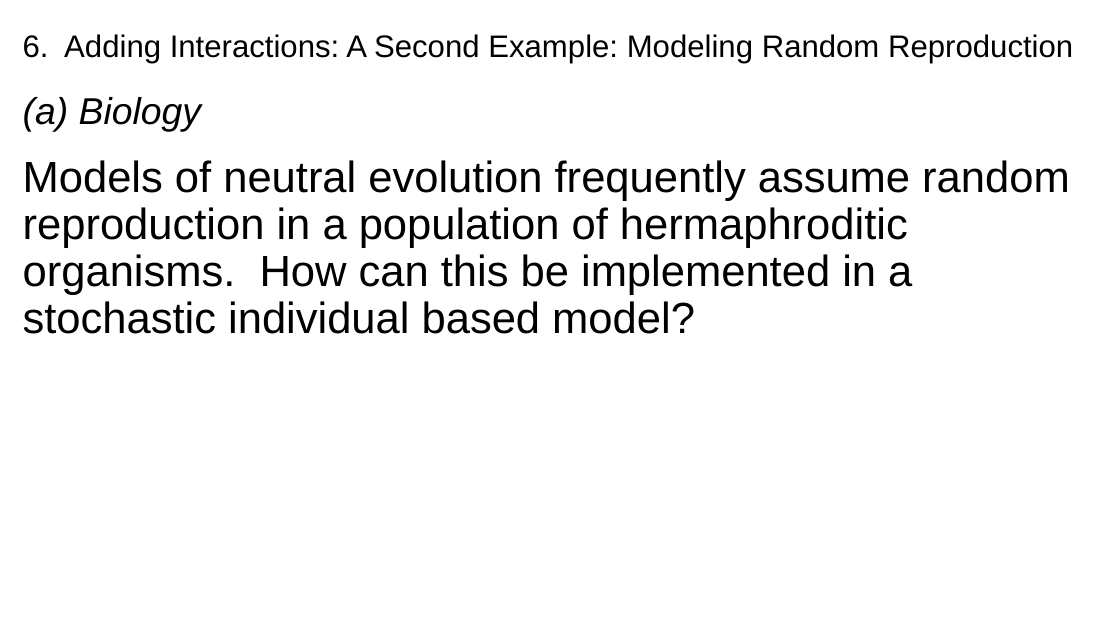
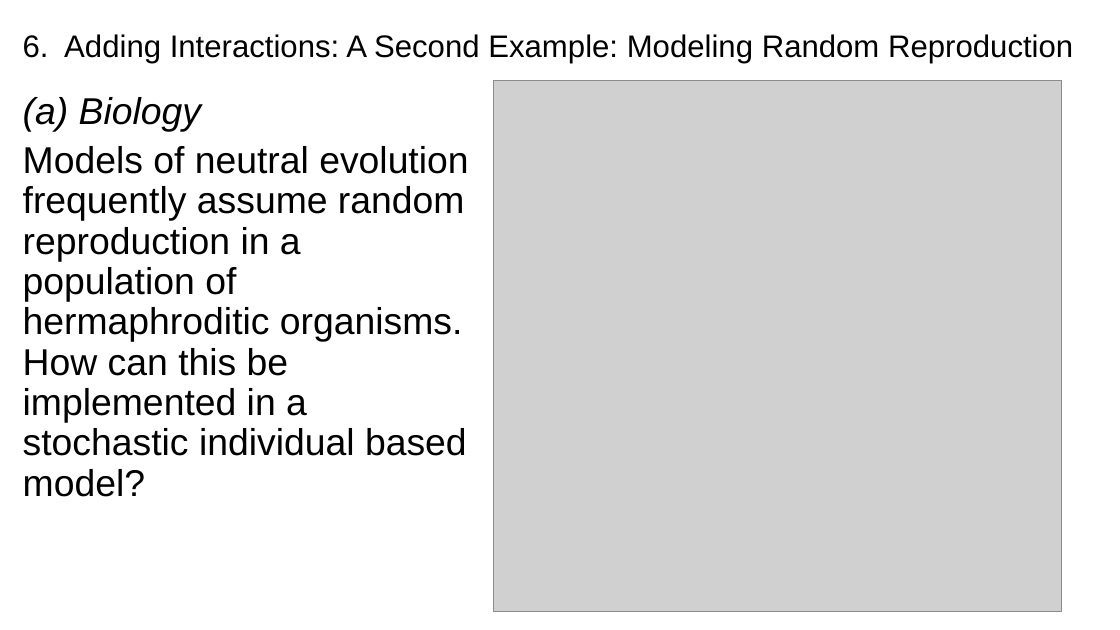
Before and after one commit to flaxmans/Building_IBMs_demo, a slide deck: slide 19 of PresentationSlides.pptx. Drawn at 1120x630 pixels with LibreOffice and Linux fonts; fonts in the diff are those of the drawing; grey boxes stand for pictures. Boxes give left, top, right and bottom in pixels: in the first picture for what was removed or moved away, otherwise in the second. Text is boxed around its words. In the diff, an @@ line names an element or a change of style, - is before the commit and + after.

```diff
--- a/PresentationSlides.pptx
+++ b/PresentationSlides.pptx
@@ picture added at (x1=494, y1=81, x2=1062, y2=613) @@
@@ text at (x1=23, y1=146, x2=468, y2=497): size 28 to 24 pt @@
```
Also in this commit, not shown: 3 other slides changed, 1 other file.
